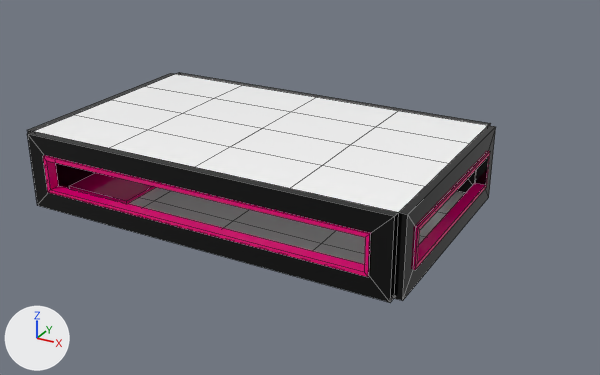
An edit to the FBX model Assets/Ethan/Models/vaisseau.fbx, drawn before and after from the same camera.
One viewpoint serves both versions: a 50 mm camera at (0.956, -1.723, 0.918) aimed at (0.016, -0.013, 0.064). Lighting does not change. The marker at lower left points along +X, +Y and +Z. Mesh edges are drawn as thin lines. Where no turn or scale is listed for an object, it has been applied to the vertices. Vertices at the same position are counted once.

The scene before the commit, as lines of its bpy script (objects in view):
```python
me_mesh_001 = bpy.data.meshes.new('Mesh.001')
me_mesh_001.from_pydata(...)  # 33 vertices, 32 faces; spans x -0.5..0.5, y -0.015..0.015, z 0.0..0.2
# faces by material slot: [16, 16]
me_mesh_001.materials.append(mat_material__37)  # black #000000
me_mesh_001.materials.append(mat_material__38)  # pink #ef007a
me_mesh_002 = bpy.data.meshes.new('Mesh.002')
me_mesh_002.from_pydata(...)  # 44 vertices, 32 faces; spans x -0.015..0.225, y -0.3..0.3, z 0.0..0.2
# faces by material slot: [16, 16]
me_mesh_002.materials.append(mat_material__37)  # black #000000
me_mesh_002.materials.append(mat_material__38)  # pink #ef007a
me_mesh_003 = bpy.data.meshes.new('Mesh.003')
me_mesh_003.from_pydata(...)  # a box spanning x -0.01..0.01, y -0.3..0.3, z 0.0..0.2
me_mesh_003.materials.append(mat_material__37)  # black #000000
ob_morceaux_001 = bpy.data.objects.new('morceaux.001', me_mesh_001)
ob_morceaux_001.location = (-0.1, -0.31, 0.0)
ob_morceaux_002 = bpy.data.objects.new('morceaux.002', me_mesh_002)
ob_morceaux_002.location = (0.41, 0.0, 0.0)
ob_morceaux_003 = bpy.data.objects.new('morceaux.003', me_mesh_003)
ob_morceaux_003.location = (-0.61, 0.0, 0.0)
# also in view: 'morceaux.006' at (-0.1, 0.31, 0.1); 'morceaux' at (-0.1, 0.0, 0.0); 'morceaux.004' at (-0.5, 0.0, 0.005); 'morceaux001' at (-0.1, 0.0, 0.2)
```
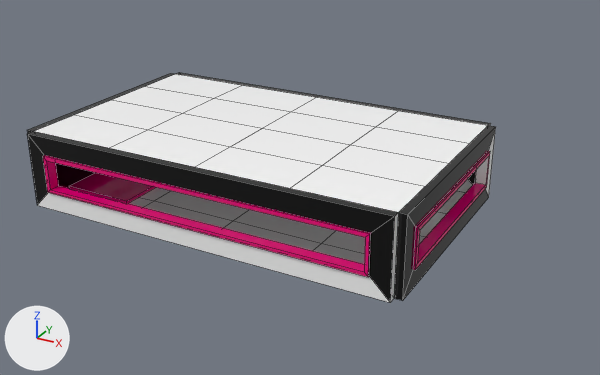
Pixel boxes [x1, y1, x2, y2] of what changed, in the pictures (600 x 375 px; the box of a moved part takes in the faces that stretch with it):
part 1 of me_mesh_001, recoloured (black to white)
    both: [37, 193, 389, 302]
part 2 of me_mesh_001, recoloured (black to white)
    both: [390, 213, 399, 302]
part 3 of me_mesh_002, moved or reshaped
    both: [415, 152, 490, 270]
part 4 of me_mesh_002, recoloured
    both: [485, 128, 496, 197]

The edits, one by one:
me_mesh_001 has 33 vertices, 32 faces and spans x -0.5..0.5, y -0.015..0.015, z 0.0..0.2.
me_mesh_001 is used by ob_morceaux_001; location (-0.1, -0.31, 0.0).
me_mesh_001 part 1: 2 of the faces centred in x 0.0, y -0.01..0.0, z 0.025..0.14 switch from mat_material__37 (black #000000) to mat_material__36 (white #ffffff).
me_mesh_001 part 2: 2 of the faces centred in x 0.44..0.5, y 0.0, z 0.1 switch from mat_material__37 (black #000000) to mat_material__36 (white #ffffff).
me_mesh_002 is used by ob_morceaux_002; location (0.41, 0.0, 0.0).
me_mesh_002 had 44 vertices, 32 faces and spanned x -0.015..0.225, y -0.3..0.3, z 0.0..0.2.
me_mesh_002 now has 33 vertices, 32 faces and spans x -0.015..0.015, y -0.3..0.3, z 0.0..0.2.
Part 3, on me_mesh_002:
8 vertices are removed from x 0.015, y -0.24..0.24, z 0.06..0.14.
8 faces are deleted.
6 new faces join them, mat_material__38 (pink #ef007a).
2 new faces join them, mat_material__36 (white #ffffff).
me_mesh_002 part 4: 2 faces spanning x -0.01..0.01, y 0.25..0.3, z 0.0..0.2 switch from mat_material__37 (black #000000) to mat_material__36 (white #ffffff).
